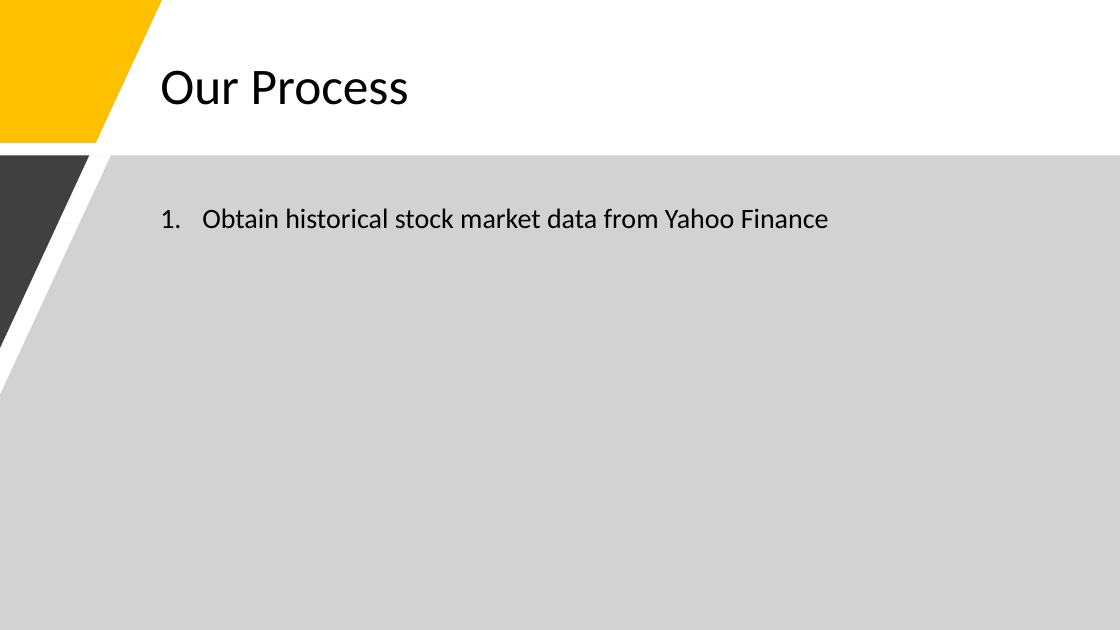
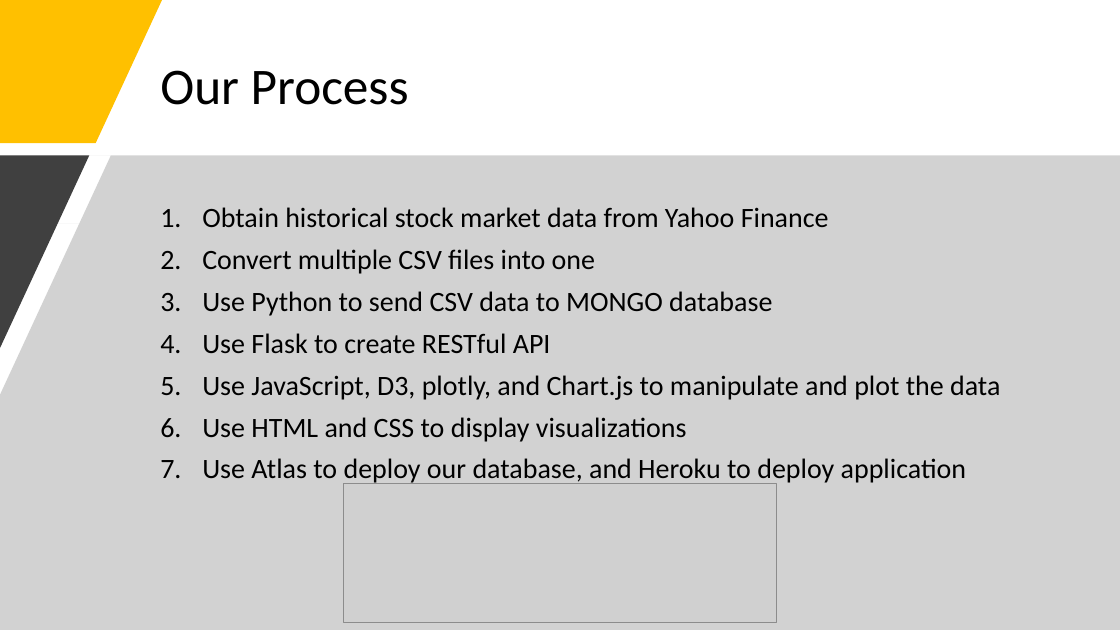
Before and after one commit to armywalrus/Stock-Market-Spotlight-Tech-Stocks, a slide deck: slide 6 of Project 2 Presentation.pptx. Drawn at 1120x630 pixels with LibreOffice and Linux fonts; fonts in the diff are those of the drawing; grey boxes stand for pictures. Boxes give left, top, right and bottom in pixels: in the first picture for what was removed or moved away, otherwise in the second. Text is boxed around its words. In the diff, an @@ line names an element or a change of style, - is before the commit and + after.

Commit message:
deployment requirements

```diff
--- a/Project 2 Presentation.pptx
+++ b/Project 2 Presentation.pptx
@@ text at (202, 249, 1000, 485): paragraphs added @@
+2. Convert multiple CSV files into one
+3. Use Python to send CSV data to MONGO database
+4. Use Flask to create RESTful API
+5. Use JavaScript, D3, plotly, and Chart.js to manipulate and plot the data
+6. Use HTML and CSS to display visualizations
+7. Use Atlas to deploy our database, and Heroku to deploy application
@@ picture added at (344, 484, 776, 623) @@
```
Also in this commit, not shown: 3 other slides changed, 1 slide added, 4 other files.
